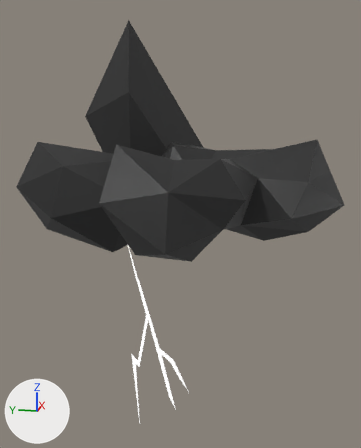
Renders of the glTF model TCG-Framework-Client/models/tcg-framework/card-spells/spell-lightningbolt.glb from each side of a commit.
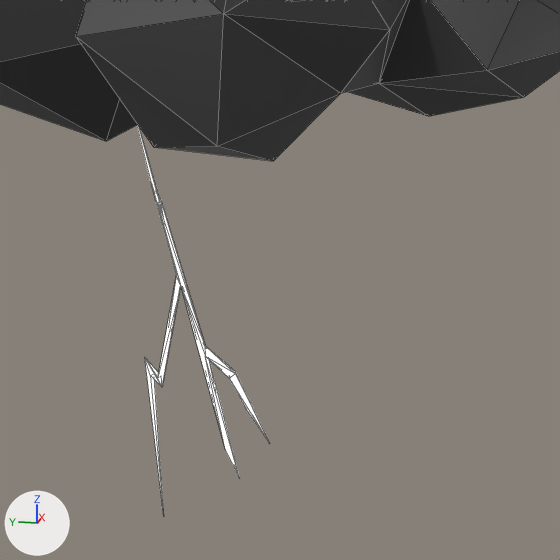
There are two pictures of each version: one whole from a 50 mm lens placed at (-10.62, -1.92, 8.15), pointed at (0.03, 0.21, 5.49), one close up on the part from 18% to 90% of the width and 42% to 100% of the height. Every picture has the same lights, and +X, +Y and +Z are marked at lower left. The close-ups show mesh edges as thin lines. Vertices at the same position are counted once.
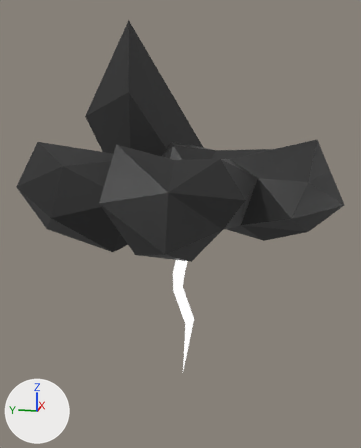
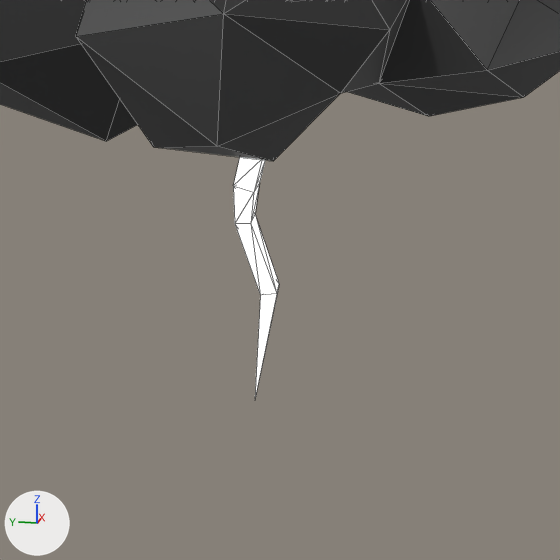
The newer file is also rescaled (x0.659), turned or shifted as a whole; pictures and numbers use the older file's frame.

Changed parts and their boxes [x1, y1, x2, y2] in the close-ups (560 x 560 px):
'Icosphere', reshaped
    before: [0, 0, 560, 508]
    after: [0, 0, 560, 397]
part 1 of me_icosphere_003, added
    after: [233, 157, 279, 397]
part 2 of me_icosphere_003, deleted
    before: [137, 125, 269, 508]

The edits, one by one:
me_icosphere_003 is used by ob_icosphere; location (0.0, 0.0, 0.0).
me_icosphere_003 had 105 vertices, 199 faces and spanned x -2.66..2.7, y -3.3..3.52, z 0.7..9.99.
me_icosphere_003 now has 90 vertices, 169 faces and spans x -2.66..2.7, y -3.3..3.52, z 1.79..9.99.
me_icosphere_003 part 1: a new loose piece of 16 vertices spanning x -0.32..0.5, y -0.54..0.45, z 1.79..6.01, in mat_material_001.
me_icosphere_003 part 2: the loose piece of 31 vertices spanning x -0.84..-0.56, y -0.14..1.31, z 0.7..5.66 is deleted.
